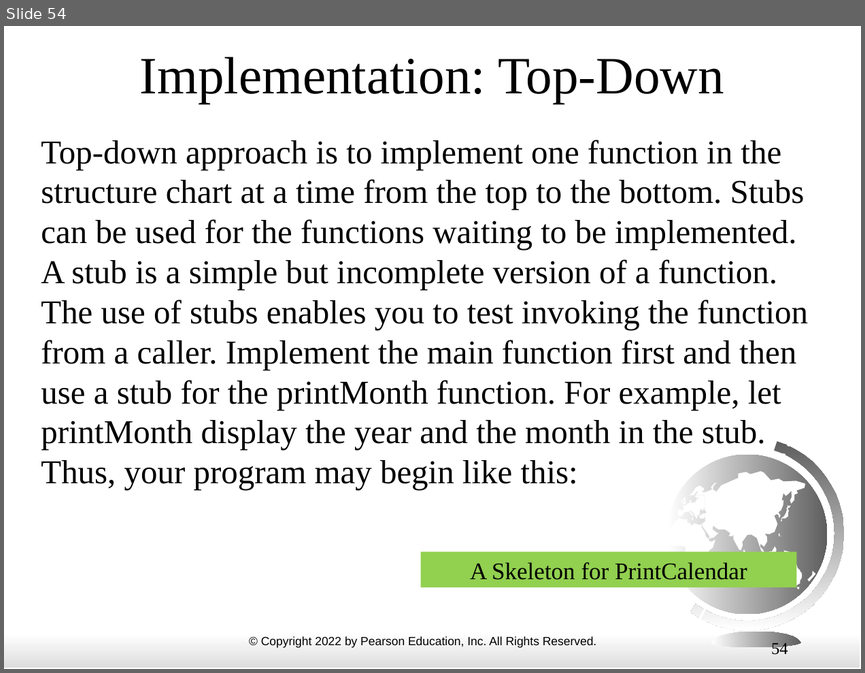
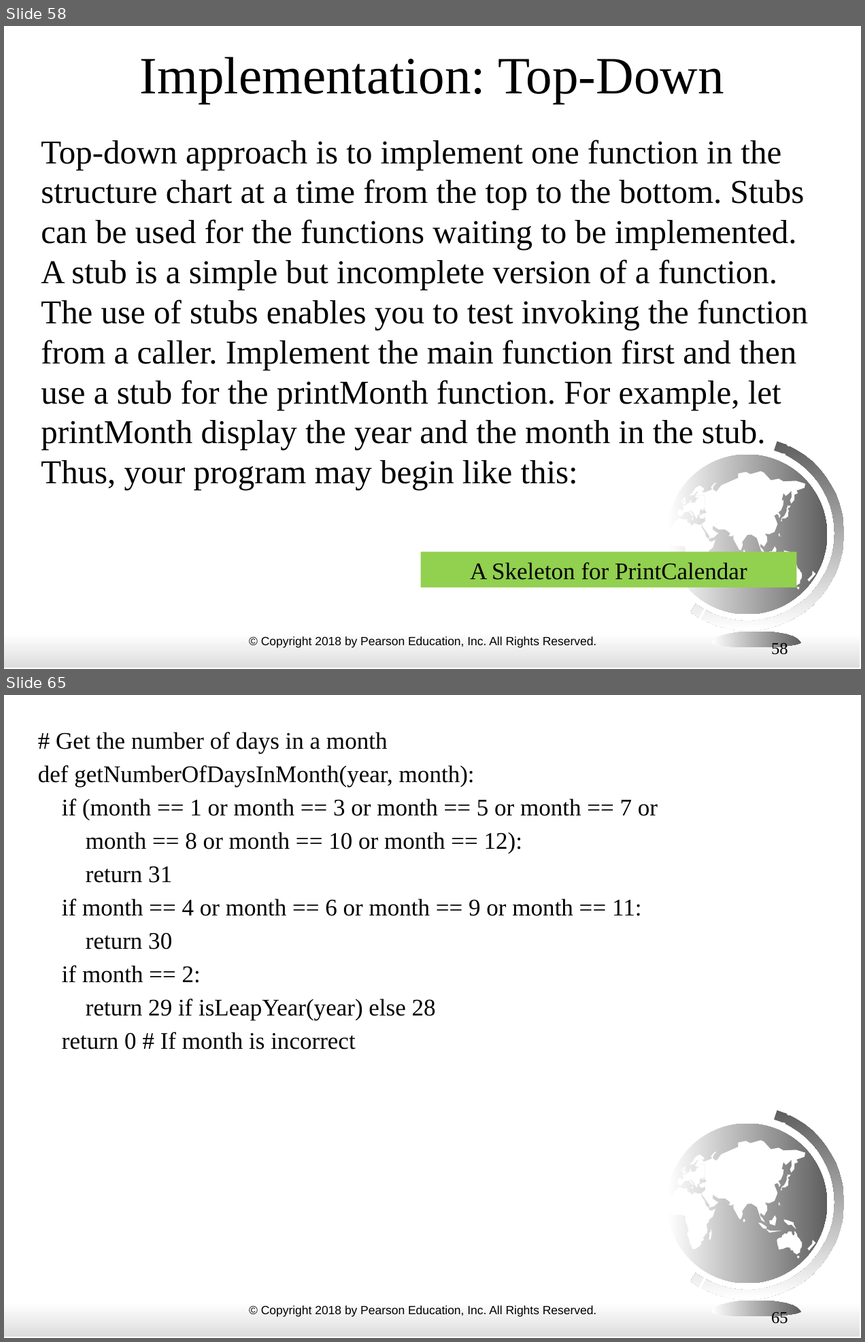
Before and after one commit to alp1991/ECE3_FALL24, a slide deck: ppt_slides/06 functions.pptx. Shown one above the other, each under a label of ours: slide 54 before the commit, slides 58 and 65 after it; the slides between them are not shown. The pictures are 865x673 and 865x1342 pixels, drawn with LibreOffice and Linux fonts; fonts in the diff are those of the drawing. Boxes give left, top, right and bottom in pixels: in the first picture for what was removed or moved away, otherwise in the second. Text is boxed around its words. In the diff, an @@ line names an element or a change of style, - is before the commit and + after.

```diff
--- a/ppt_slides/06 functions.pptx
+++ b/ppt_slides/06 functions.pptx
@@ slide 65 added at bbox=[4, 695, 861, 1338], background #FFFFFF; not listed: 24 template elements that a slide beside it also shows @@
@@ text added at bbox=[38, 732, 657, 1049], 20 pt, text #000000 @@
+# Get the number of days in a month
+def getNumberOfDaysInMonth(year, month):
+if (month == 1 or month == 3 or month == 5 or month == 7 or
+month == 8 or month == 10 or month == 12):
+return 31
+if month == 4 or month == 6 or month == 9 or month == 11:
+return 30
+if month == 2:
+return 29 if isLeapYear(year) else 28
+return 0 # If month is incorrect
@@ freeform shape added at bbox=[758, 1222, 781, 1232], fill #FFFFFF @@
@@ freeform shape added at bbox=[709, 1229, 712, 1240], fill #FFFFFF @@
@@ page number added at bbox=[771, 1312, 788, 1326], 14 pt, text #000000 @@
+65
@@ what was slide 54 is now slide 58 @@
@@ slide 58 changed as well @@
@@ text at bbox=[261, 636, 597, 648]: text changed @@
-© Copyright 2022 by Pearson Education, Inc. All Rights Reserved.
+© Copyright 2018 by Pearson Education, Inc. All Rights Reserved.
@@ page number at bbox=[771, 642, 788, 657]: text changed @@
-54
+58
```
Also in this commit, not shown: 55 other slides changed, 11 other slides added.
